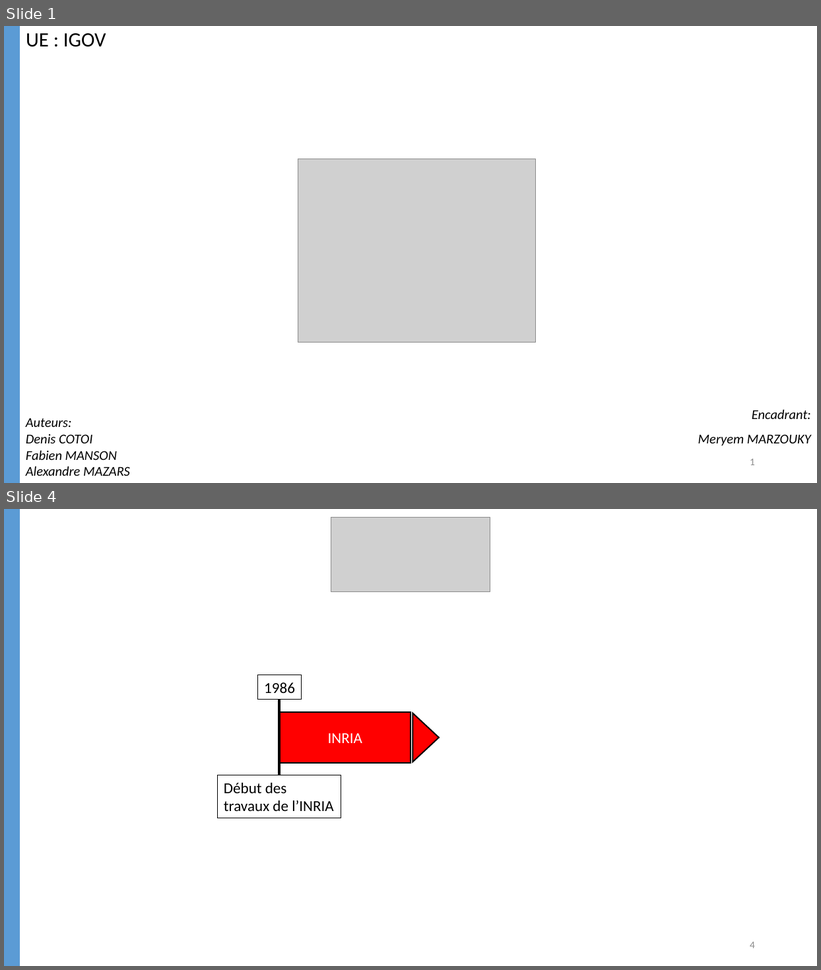
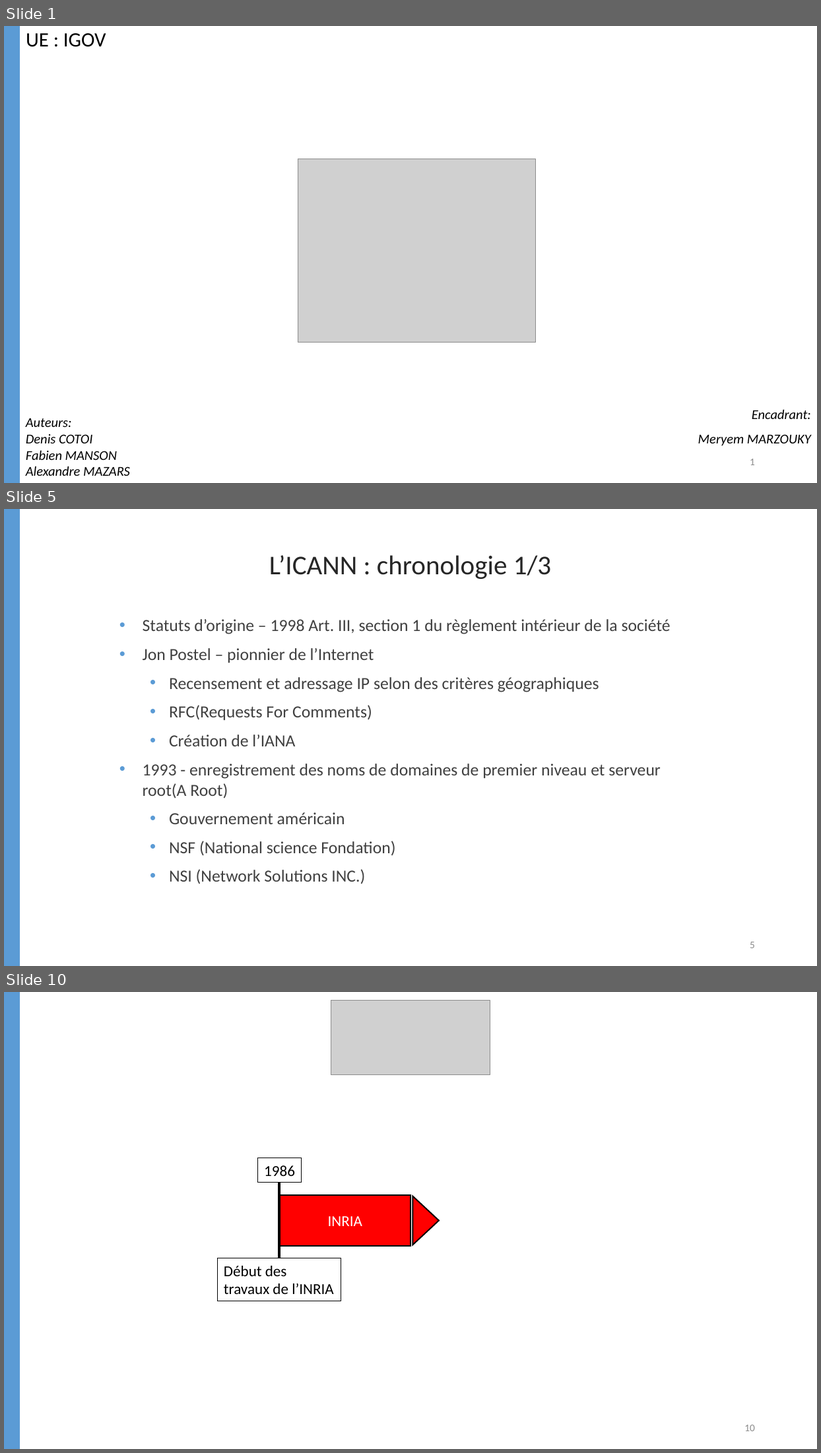
Before and after one commit to FabienMnsn/IGOV, a slide deck: Rapport/IGOV_COTOI_MANSON_MAZARS_slides.pptx. Shown one above the other, each under a label of ours: slides 1 and 4 before the commit, slides 1, 5 and 10 after it; the slides between them are not shown. The pictures are 821x970 and 821x1453 pixels, drawn with LibreOffice and Linux fonts; fonts in the diff are those of the drawing; grey boxes stand for pictures. Boxes give left, top, right and bottom in pixels: in the first picture for what was removed or moved away, otherwise in the second. Text is boxed around its words. In the diff, an @@ line names an element or a change of style, - is before the commit and + after.

```diff
--- a/Rapport/IGOV_COTOI_MANSON_MAZARS_slides.pptx
+++ b/Rapport/IGOV_COTOI_MANSON_MAZARS_slides.pptx
@@ slide 5 added at (4, 509, 817, 966), background #FFFFFF @@
@@ rectangle added at (4, 509, 20, 966), fill #5B9BD5, outline #5B9BD5 1 pt @@
@@ text added at (269, 555, 551, 579), 32 pt, text #262626 @@
+L’ICANN : chronologie 1/3
@@ text added at (143, 619, 671, 885), 20 pt, text #404040 @@
+• Statuts d’origine – 1998 Art. III, section 1 du règlement intérieur de la société
+• Jon Postel – pionnier de l’Internet
+  • Recensement et adressage IP selon des critères géographiques
+  • RFC(Requests For Comments)
+  • Création de l’IANA
+• 1993 - enregistrement des noms de domaines de premier niveau et serveur root(A Root)
+  • Gouvernement américain
+  • NSF (National science Fondation)
+  • NSI (Network Solutions INC.)
@@ page number added at (750, 942, 755, 949), 12 pt, text #8C8C8C @@
+5
@@ what was slide 4 is now slide 10 @@
@@ page number at (745, 1425, 755, 1432): text changed @@
-4
+10
```
Also in this commit, not shown: 3 slides changed, 5 other slides added, 5 other files.
